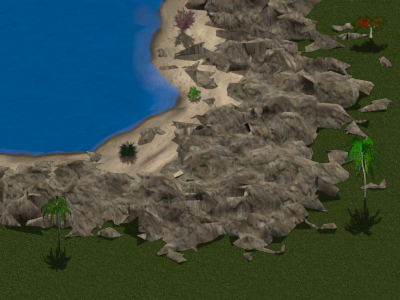
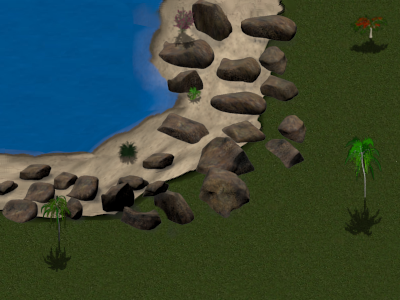
Layers edited between the first and the second 400x300 image:
added layer "beach_rocks_0000n_0001.png copy" above "beach_rocks_e_0001.png copy" over [0, 159, 172, 235]
added layer "beach_rocks_e_0001.png copy" above "Clipboard#1" over [142, 0, 308, 241]
hid "Clipboard#1" over [0, 0, 394, 266]
